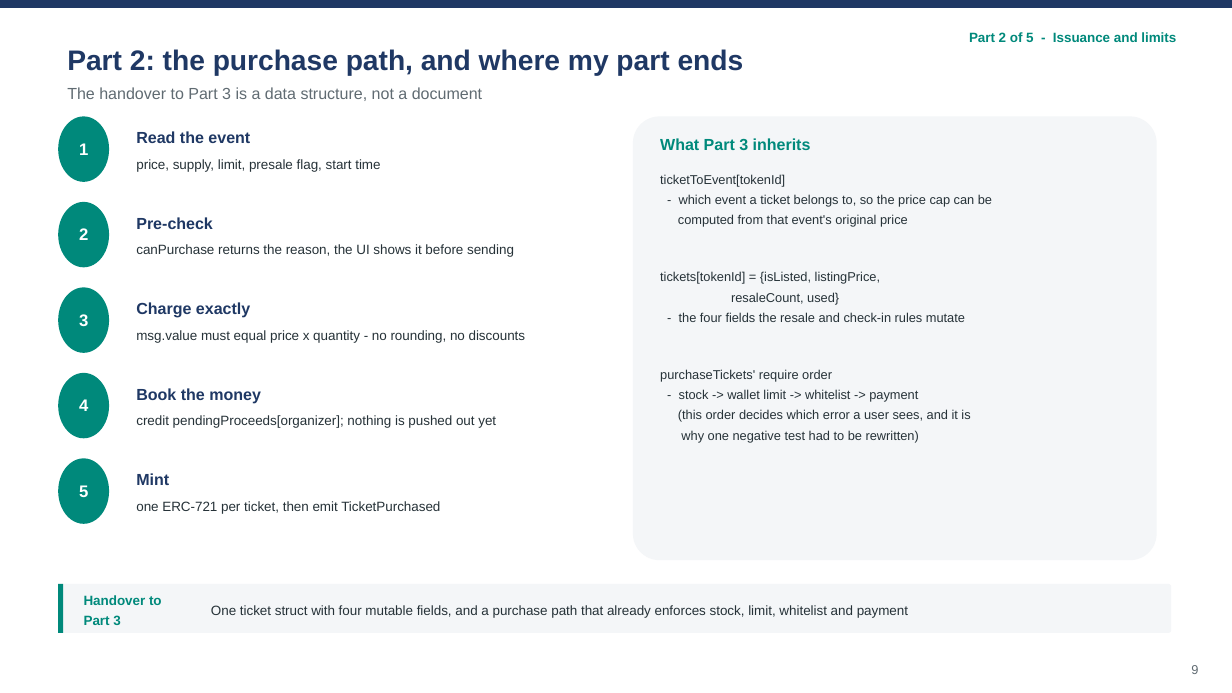
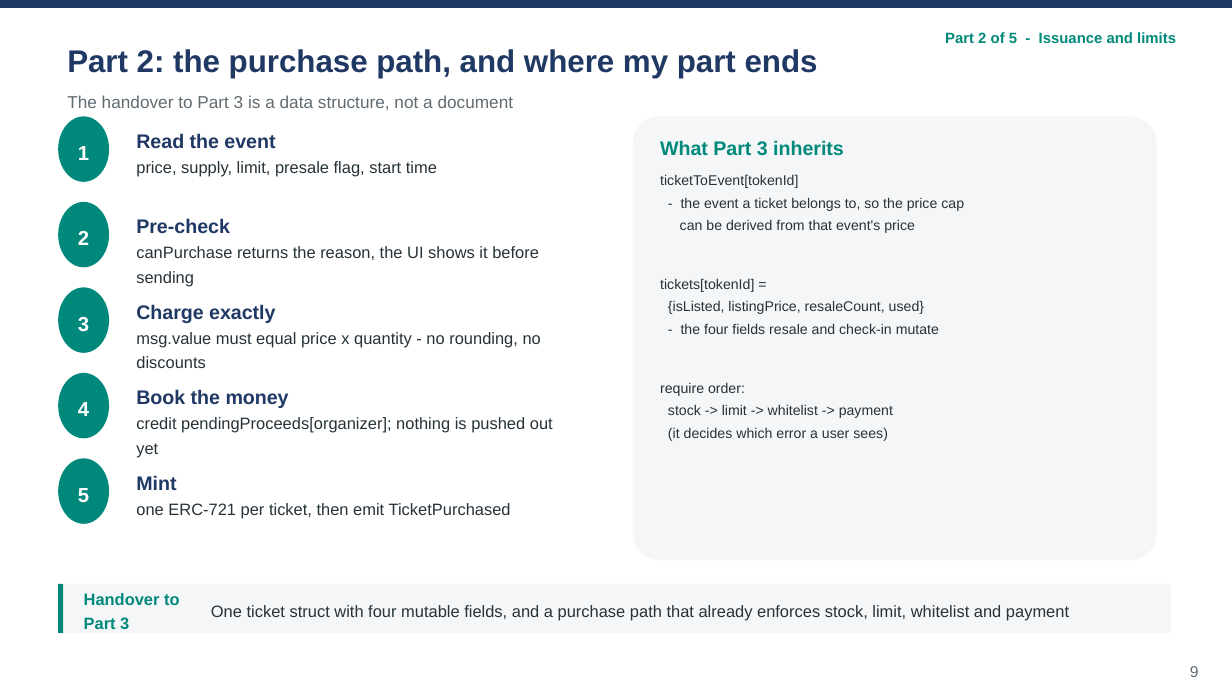
Before and after one commit to wangzai-dao/FTEC5520_AntiScalping, a slide deck: slide 9 of presentation/final_presentation.pptx. Drawn at 1232x693 pixels with LibreOffice and Linux fonts; fonts in the diff are those of the drawing. Boxes give left, top, right and bottom in pixels: in the first picture for what was removed or moved away, otherwise in the second. Text is boxed around its words. In the diff, an @@ line names an element or a change of style, - is before the commit and + after.

```diff
--- a/presentation/final_presentation.pptx
+++ b/presentation/final_presentation.pptx
@@ text "Part 2: the purchase path, ..." at (67,49,818,78): size 22 to 24.4 pt @@
@@ text "Part 2 of 5 - ...": place and size @@
-text "Part 2 of 5 - ..." at (969,32,1176,42)
+text "Part 2 of 5 - ..." at (945,31,1176,47)
@@ text "Part 2 of 5 - ..." at (945,31,1176,47): size 10.5 to 11.6 pt @@
@@ text "The handover to Part 3 ...": place and size @@
-text "The handover to Part 3 ..." at (67,87,482,101)
+text "The handover to Part 3 ..." at (67,95,514,110)
@@ text "The handover to Part 3 ..." at (67,95,514,110): size 12.5 to 13.4 pt @@
@@ size 12.5 to 15.2 pt in 6 elements at (136,133,275,149), (136,218,230,234), (136,304,275,323), (136,389,289,408), (136,475,176,490), (660,140,844,156) @@
@@ text at (660,174,798,188): size 10 to 11 pt in "ticketToEvent[tokenId]" @@
@@ text at (660,197,964,441): text changed; size 10 to 11 pt @@
-- which event a ticket belongs to, so the price cap can be
-computed from that event's original price
-tickets[tokenId] = {isListed, listingPrice,
-resaleCount, used}
-- the four fields the resale and check-in rules mutate
-purchaseTickets' require order
-- stock -> wallet limit -> whitelist -> payment
-(this order decides which error a user sees, and it is
-why one negative test had to be rewritten)
+- the event a ticket belongs to, so the price cap
+can be derived from that event's price
+tickets[tokenId] =
+{isListed, listingPrice, resaleCount, used}
+- the four fields resale and check-in mutate
+require order:
+stock -> limit -> whitelist -> payment
+(it decides which error a user sees)
@@ size 13 to 15.9 pt in 5 elements at (78,146,89,160), (78,231,89,245), (78,317,89,332), (78,402,89,416), (78,488,89,503) @@
@@ size 10.5 to 12.8 pt in 7 elements at (136,161,437,176), (136,246,539,260), (136,332,541,347), (136,417,553,457), (136,503,511,518), (84,593,179,629), (211,605,1069,621) @@
@@ text "9" at (1190,666,1199,677): size 10 to 12.2 pt @@
```
Also in this commit, not shown: 22 other slides changed, 2 other files.
